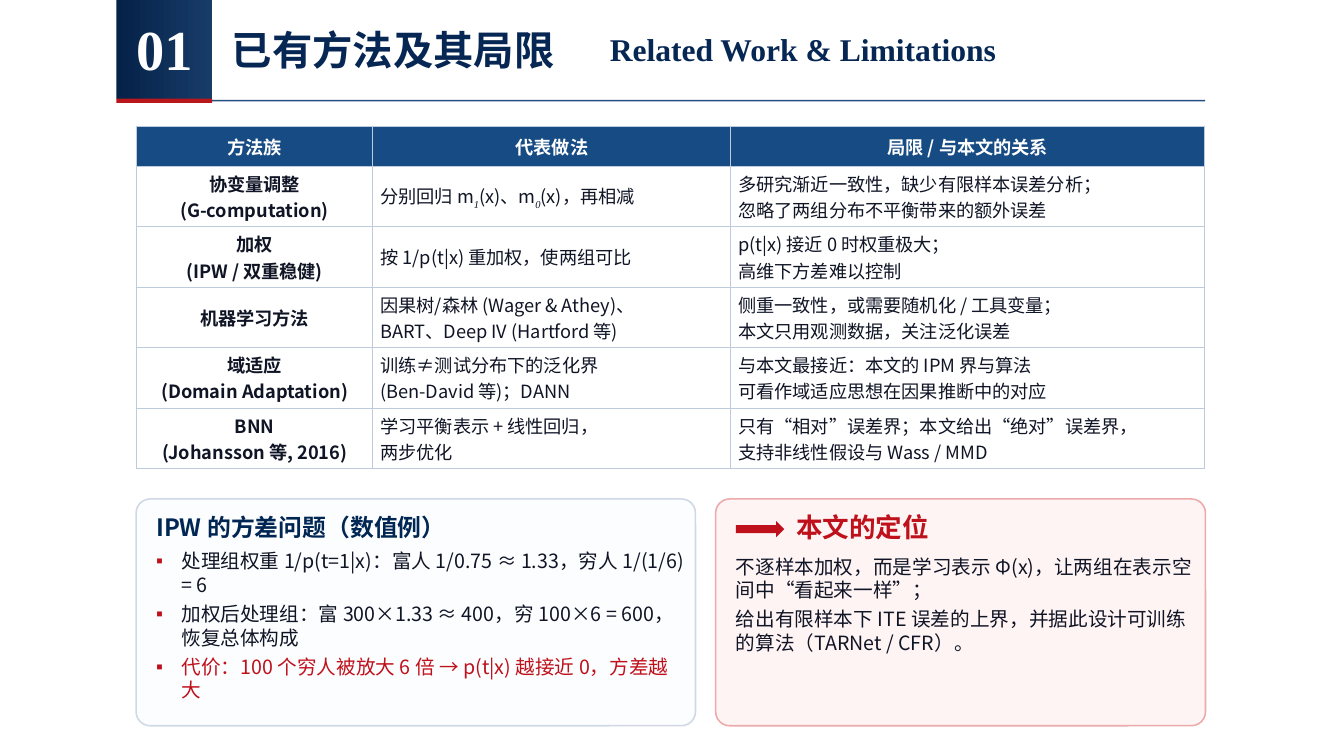
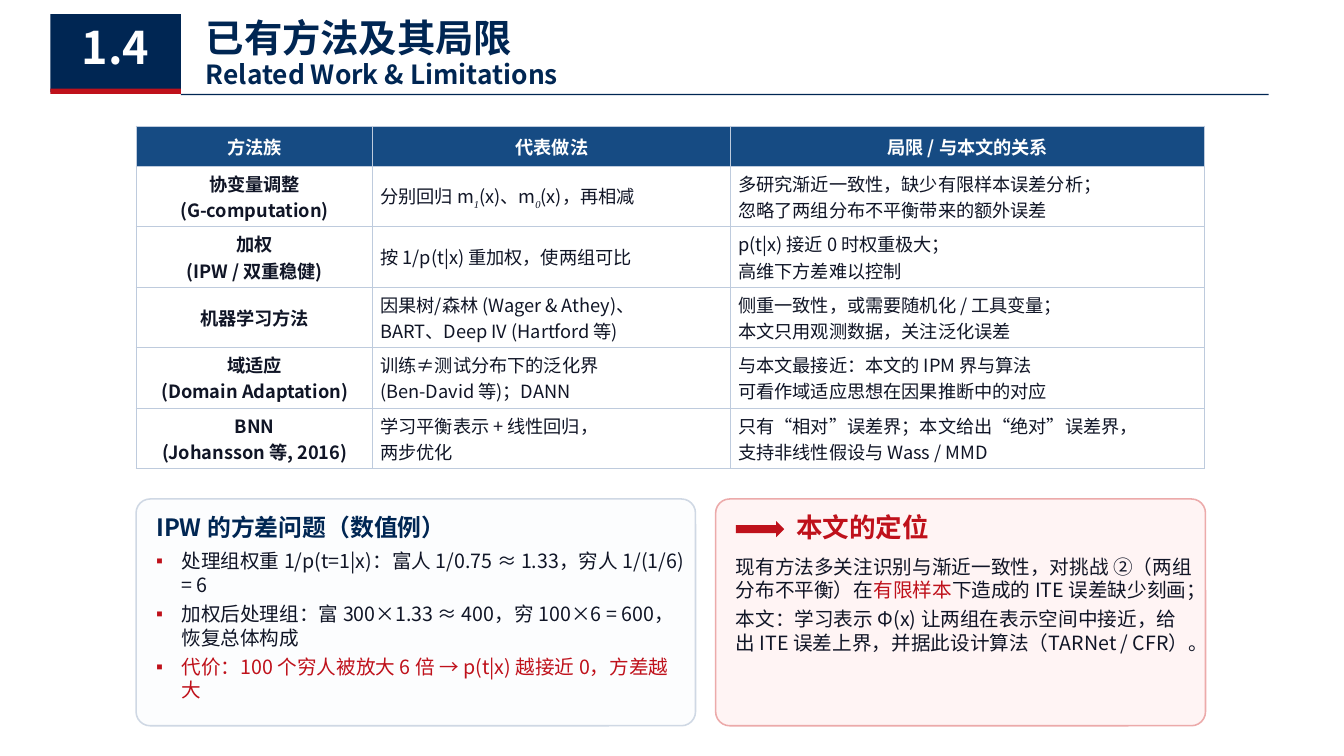
Before and after one commit to chanearly2002/Stastical_Computing, a slide deck: slide 6 of 个体处理效应估计.pptx (slide 5 before the commit). Drawn at 1344x756 pixels with LibreOffice and Linux fonts; fonts in the diff are those of the drawing. Boxes give left, top, right and bottom in pixels: in the first picture for what was removed or moved away, otherwise in the second. Text is boxed around its words. In the diff, an @@ line names an element or a change of style, - is before the commit and + after.

```diff
--- a/个体处理效应估计.pptx
+++ b/个体处理效应估计.pptx
@@ rectangle resized from (x1=116, y1=0, x2=212, y2=99) to (x1=50, y1=14, x2=180, y2=92) @@
@@ rectangle at (x1=50, y1=14, x2=180, y2=92): fill gradient #052248 to #173C68 to #002653 @@
@@ text "已有方法及其局限" moved from (x1=232, y1=30, x2=555, y2=69) to (x1=206, y1=19, x2=513, y2=63) @@
@@ text "已有方法及其局限" at (x1=206, y1=19, x2=513, y2=63): size 28.8 to 27.4 pt, font Times New Roman to Noto Sans CJK SC, text colour #062653 to #002653 @@
@@ text added at (x1=82, y1=30, x2=150, y2=65), 32 pt, text #FFFFFF, bold @@
+1.4
@@ text removed at (x1=136, y1=32, x2=192, y2=71) @@
-01
@@ text "Related Work & Limitations" moved from (x1=610, y1=39, x2=996, y2=62) to (x1=206, y1=62, x2=558, y2=85) @@
@@ text "Related Work & Limitations" at (x1=206, y1=62, x2=558, y2=85): size 22.6 to 18.8 pt, font Times New Roman to Noto Sans CJK SC, text colour #062653 to #002653 @@
@@ rectangle resized from (x1=116, y1=99, x2=212, y2=103) to (x1=50, y1=89, x2=180, y2=94) @@
@@ rectangle at (x1=50, y1=89, x2=180, y2=94): fill #BA171D to #BF111B @@
@@ rectangle resized from (x1=213, y1=100, x2=1206, y2=102) to (x1=180, y1=94, x2=1268, y2=95) @@
@@ rectangle at (x1=180, y1=94, x2=1268, y2=95): fill #244E80 to #002653 @@
@@ text at (x1=736, y1=557, x2=1208, y2=655): text changed @@
-不逐样本加权，而是学习表示 Φ(x)，让两组在表示空间中“看起来一样”；
-给出有限样本下 ITE 误差的上界，并据此设计可训练的算法（TARNet / CFR）。
+现有方法多关注识别与渐近一致性，对挑战 ②（两组分布不平衡）在有限样本下造成的 ITE 误差缺少刻画；
+本文：学习表示 Φ(x) 让两组在表示空间中接近，给出 ITE 误差上界，并据此设计算法（TARNet / CFR）。
```
Also in this commit, not shown: 3 other slides changed, 1 slide added, 2 other files.
